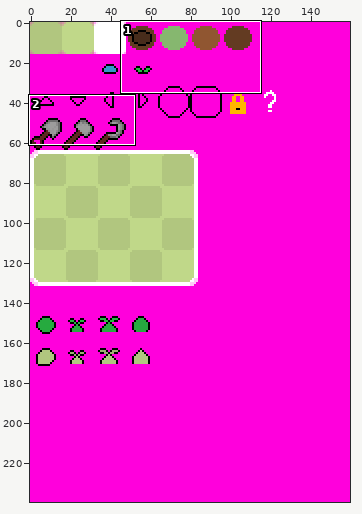
Sprite sheet -- spritesheet.png. The first picture is a wide view before the edit; the outline marks the close-up.
Close-up. Before the commit:
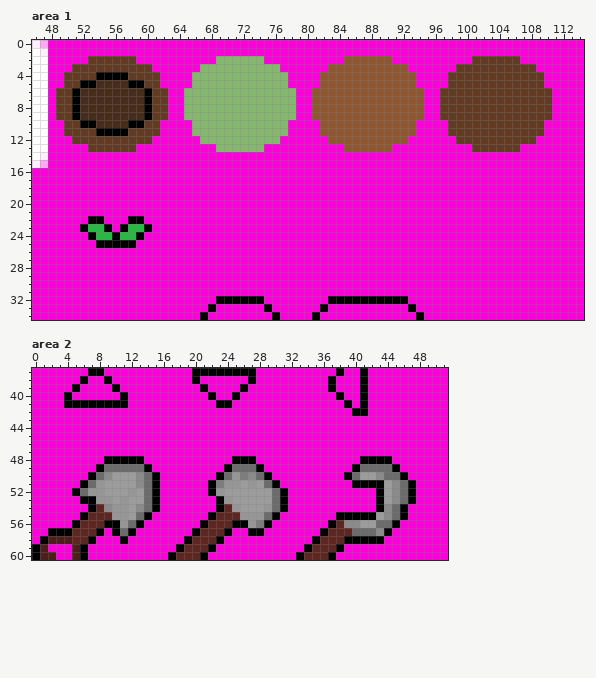
The file is 160x240 pixels. Colours within 5 levels of each other are drawn and written as one. Shown: area 1: x 46..114, y 0..34; area 2: x 0..51, y 37..60. The commit also changed other parts of the picture, which this record leaves out.
After:
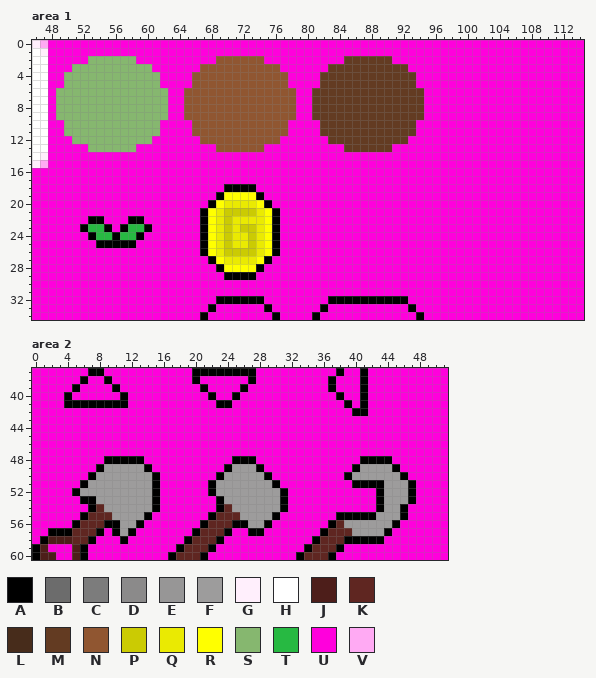
Palette (. is transparent): A #000000  B #6c6c6c  C #7c7c7c  D #8b8a8a  E #979696  F #9d9c9c  G #ffeffc  H #ffffff  J #4d1e1a  K #5f2621  L #472c1b  M #633b22  N #905631  P #cbcb03  Q #eaea02  R #ffff00  S #86b76f  T #27b942  U #ff00dc  V #ffaaf3
What changed:
Changed rows in their new state; - is an unchanged pixel.
Area 1:
first column x 49:
 2 ----SSSSSS----------NNNNNN----------MMMMMM----------UUUUUU----
 3 --SSSSSSSSSS------NNNNNNNNNN------MMMMMMMMMM------UUUUUUUUUU--
 4 -SSSSSSSSSSSS----NNNNNNNNNNNN----MMMMMMMMMMMM----UUUUUUUUUUUU-
 5 -SSSSSSSSSSSS----NNNNNNNNNNNN----MMMMMMMMMMMM----UUUUUUUUUUUU-
 6 SSSSSSSSSSSSSS--NNNNNNNNNNNNNN--MMMMMMMMMMMMMM--UUUUUUUUUUUUUU
 7 SSSSSSSSSSSSSS--NNNNNNNNNNNNNN--MMMMMMMMMMMMMM--UUUUUUUUUUUUUU
 8 SSSSSSSSSSSSSS--NNNNNNNNNNNNNN--MMMMMMMMMMMMMM--UUUUUUUUUUUUUU
 9 SSSSSSSSSSSSSS--NNNNNNNNNNNNNN--MMMMMMMMMMMMMM--UUUUUUUUUUUUUU
10 -SSSSSSSSSSSS----NNNNNNNNNNNN----MMMMMMMMMMMM----UUUUUUUUUUUU-
11 -SSSSSSSSSSSS----NNNNNNNNNNNN----MMMMMMMMMMMM----UUUUUUUUUUUU-
12 --SSSSSSSSSS------NNNNNNNNNN------MMMMMMMMMM------UUUUUUUUUU--
13 ----SSSSSS----------NNNNNN----------MMMMMM----------UUUUUU----
first column x 67:
18 ---AAAA---
19 --ARRRRA--
20 -ARQQQQRA-
21 ARQPPPPQRA
22 ARQPQQQQRA
23 ARQPQPPQRA
24 ARQPQQPQRA
25 ARQPQQPQRA
26 ARQPPPPQRA
27 -ARQQQQRA-
28 --ARRRRA--
29 ---AAAA---
Area 2:
first column x 6:
49 ---FFFFF-----------FFF-------------FFFF--
50 --FF---FF---------FFFFF-----------F--FFF-
51 -FF----FF--------FFF-F-F---------------FF
52 FFF---F-F--------F------F--------------FF
53 --FF-F--F---------F-----F--------------FF
54 ---FFF-FF----------F---FF-------------FF-
55 ----FF-F------------FFFF--------------FF-
56 -----FF--------------FF----------FF--FF--
57 -----F----------------------------FFFF---
Pixel boxes of the changes (left, top, right, bottom) in both close-ups:
changed: (56, 56, 552, 152)
changed: (200, 184, 280, 280)
changed: (80, 464, 152, 536)
changed: (216, 464, 280, 528)
changed: (344, 464, 408, 536)
